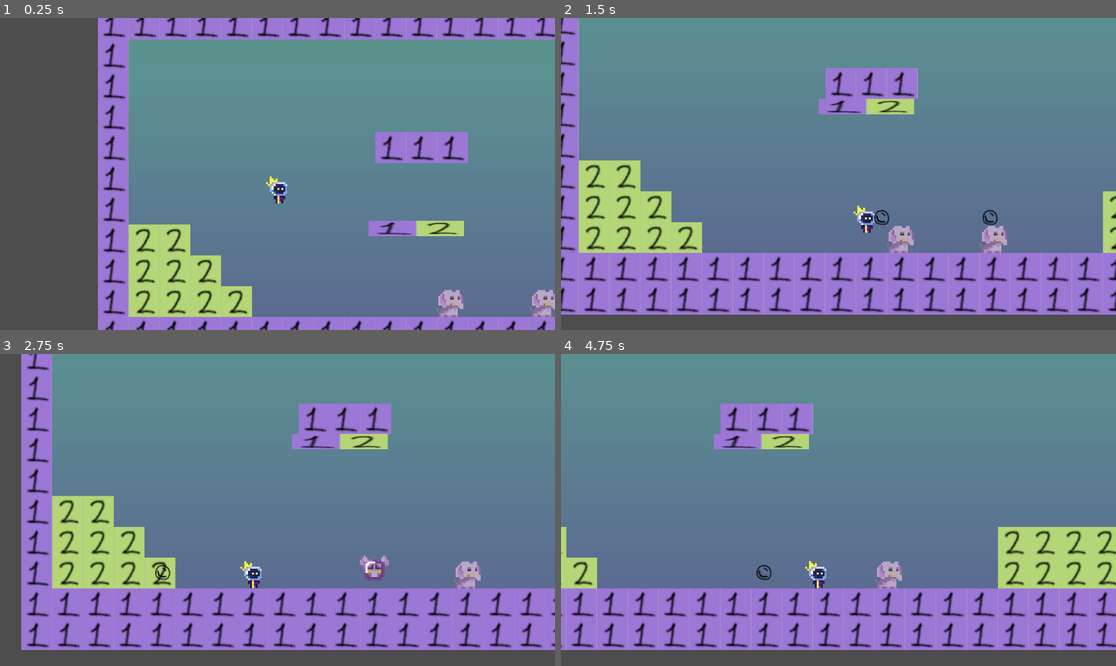
Above: before the commit, frames 1-4 (two rows, left to right).
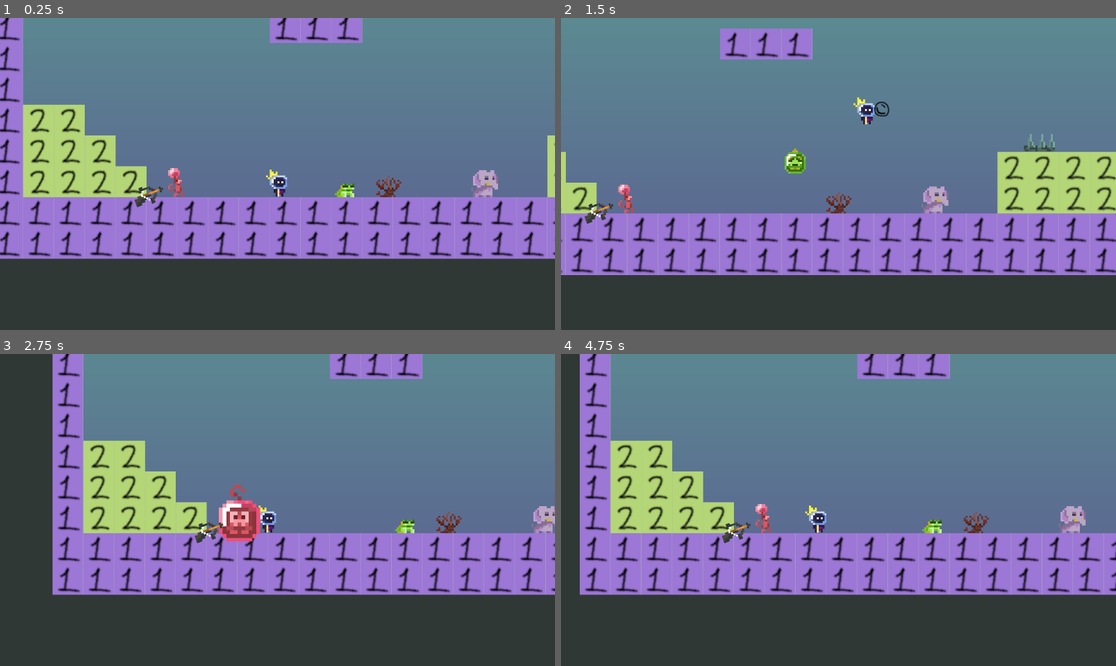
Above: after the commit, the same moments.

Repository: signal8/BubbleWizard
Game: Godot game, scene res://Scenes/garden.tscn
Same seed, same stepped clock (60 frames per second), same inputs: the game is played once before the commit and once after it.
Inputs:
- Up to frame 1 (0.25 s): no input
- Up to frame 2 (1.5 s): hold Right (right) from 0.53 s (still down); tap Z (bubble) at 0.6, 1.35 s; tap Up (jump) at 0.77 s
- Up to frame 3 (2.75 s): tap Up (jump) at 1.52 s; release Right (right) at 2.03 s; hold Left (left) from 2.03 s (still down); tap Z (bubble) at 2.1 s
- Up to frame 4 (4.75 s): release Left (left) at 2.78 s; hold Right (right) 2.78-4.28 s; tap Z (bubble) at 2.85, 3.6, 4.35 s; tap Up (jump) at 3.02, 3.77, 4.52 s; hold Left (left) from 4.28 s (still down)

The runs differ from the first frame. In frame 1, 63% of the frame differs, in the area x 0-100%, y 0-100%; in frame 2, 46%; in frame 3, 59%; in frame 4, 56%.
Error after the commit: Cannot call method 'reload_current_scene' on a null value. (res://Code/player.gd:51)

Commit message:
fixed level scaling issue

Diff:
--- /dev/null
+++ b/Code/crossbow.gd
@@ -0,0 +1,12 @@
+extends Area2D
+
+var gunked = false
+
+func _process(delta: float) -> void:
+	if gunked: return
+	pass
+
+func _on_body_entered(body: Node2D) -> void:
+	if body.is_in_group("gum"):
+		gunked = true
+		print_debug("gum time")
--- a/Scenes/enemy.gd
+++ b/Code/enemy.gd
@@ -66,9 +66,7 @@
 						currentState = state.DEAD
 						queue_free()
 				1:
-					if not is_on_floor():
-						velocity += get_gravity() * delta
-						move_and_collide(Vector2(0, velocity.y))
+					pass
 				2:
 					if scale >= Vector2(2,2):
 						currentState = state.DEAD
@@ -101,6 +99,9 @@
 	velocity = Vector2.ZERO
 	currentState = 1
 	position.y -= 10
+	if currentType == 1: scale = Vector2(4, 1)
+	if currentType == 2: add_to_group("gum")
+	remove_from_group("killer")
 
 
 ### DANGER ZONE
--- a/Scenes/player.gd
+++ b/Code/player.gd
@@ -2,11 +2,12 @@
 
 @export var bubble : PackedScene
 @export var SPEED = 300.0
-@export var JUMP_VELOCITY = -400.0
+@export var JUMP_VELOCITY = -600.0
 @export var firing_rate = 0.5
 
 var queued_direction = 1
 @onready var timer = $Timer
+var collider
 
 func _physics_process(delta: float) -> void:
 	# Add the gravity.
@@ -32,6 +33,9 @@
 		timer.start(firing_rate)
 
 	move_and_slide()
+	for i in get_slide_collision_count():
+		collider = get_slide_collision(i)
+		if collider.get_collider().is_in_group("killer"): die()
 
 func shootBubble(d):
 	var b = bubble.instantiate()
@@ -40,5 +44,8 @@
 
 
 func propel():
-	velocity.y -= 9000
+	velocity.y -= 1000
 	print_debug("LAUNCH")
+
+func die():
+	get_tree().reload_current_scene()
--- a/Scenes/Mud.tscn
+++ b/Scenes/Mud.tscn
@@ -1,11 +1,11 @@
 [gd_scene load_steps=11 format=4 uid="uid://drttrroo2d2m0"]
 
-[ext_resource type="Texture2D" uid="uid://crn2qdwi04qi3" path="res://Art/dietcoke_color1.png" id="1_12gix"]
 [ext_resource type="Texture2D" uid="uid://1a3tny0bocne" path="res://Art/tile-placeholder.png" id="2_c3jx6"]
 [ext_resource type="PackedScene" uid="uid://c6g21h30k2ahx" path="res://Scenes/player.tscn" id="3_f5pdf"]
 [ext_resource type="Texture2D" uid="uid://c17xlqh5gw628" path="res://Art/hazards_and_key.png" id="3_upur7"]
 [ext_resource type="PackedScene" uid="uid://b7f7kximqjrij" path="res://Scenes/enemy.tscn" id="4_1iwou"]
 [ext_resource type="Texture2D" uid="uid://dl0pxfkpo53js" path="res://Art/grates_mud_final.png" id="4_qiqas"]
+[ext_resource type="PackedScene" uid="uid://b6eudqn7nytfv" path="res://Scenes/spike.tscn" id="6_cab3a"]
 
 [sub_resource type="TileSetAtlasSource" id="TileSetAtlasSource_3wb00"]
 texture = ExtResource("2_c3jx6")
@@ -100,38 +100,115 @@
 
 [node name="Node2D" type="Node2D"]
 
-[node name="DietcokeColor1" type="Sprite2D" parent="."]
-position = Vector2(1216, 289.5)
-scale = Vector2(2436, 4.58594)
-texture = ExtResource("1_12gix")
-
 [node name="TileMapLayer" type="TileMapLayer" parent="."]
+texture_filter = 1
+scale = Vector2(4, 4)
 tile_map_data = PackedByteArray("AAAEACMAAwAEAAMAAAAHACMAAwAEAAMAAAAKACMAAwAEAAMAAAANACMAAwAEAAMAAAAQACMAAwAEAAMAAAATAC …(22208 unchanged characters)…
 tile_set = SubResource("TileSet_nh7os")
 
 [node name="TileMapLayer2" type="TileMapLayer" parent="."]
+texture_filter = 1
+scale = Vector2(4, 4)
 tile_map_data = PackedByteArray("AAAEACMAAwAEAAMAAAAHACMAAwAEAAMAAAAKACMAAwAEAAMAAAANACMAAwAEAAMAAAAQACMAAwAEAAMAAAATAC …(2976 unchanged characters)…
 tile_set = SubResource("TileSet_nh7os")
 
 [node name="Player" parent="." instance=ExtResource("3_f5pdf")]
-position = Vector2(99, 520)
-
-[node name="Enemy2" parent="." instance=ExtResource("4_1iwou")]
-position = Vector2(276, 519)
+position = Vector2(385, 2181)
+
+[node name="Enemies" type="Node" parent="."]
+
+[node name="Enemy2" parent="Enemies" groups=["killer"] instance=ExtResource("4_1iwou")]
+position = Vector2(1125, 2058)
+type = 3
+
+[node name="Enemy3" parent="Enemies" groups=["killer"] instance=ExtResource("4_1iwou")]
+position = Vector2(576, 863)
+type = 2
+
+[node name="Enemy4" parent="Enemies" groups=["killer"] instance=ExtResource("4_1iwou")]
+position = Vector2(1466, 1694)
+type = 3
+
+[node name="Enemy5" parent="Enemies" groups=["killer"] instance=ExtResource("4_1iwou")]
+position = Vector2(1793, 1463)
 type = 1
 
-[node name="Enemy3" parent="." instance=ExtResource("4_1iwou")]
-position = Vector2(96, 245)
+[node name="Enemy6" parent="Enemies" groups=["killer"] instance=ExtResource("4_1iwou")]
+position = Vector2(1238, 647)
 type = 1
 
-[node name="Enemy4" parent="." instance=ExtResource("4_1iwou")]
-position = Vector2(146, 312)
-type = 1
-
-[node name="Enemy5" parent="." instance=ExtResource("4_1iwou")]
-position = Vector2(442, 339)
-type = 1
-
-[node name="Enemy6" parent="." instance=ExtResource("4_1iwou")]
-position = Vector2(318, 135)
-type = 1
+[node name="Hazards" type="Node" parent="."]
+
+[node name="Spike" parent="Hazards" instance=ExtResource("6_cab3a")]
+position = Vector2(1632, 1518)
+
+[node name="Spike2" parent="Hazards" instance=ExtResource("6_cab3a")]
+position = Vector2(1696, 1518)
+
+[node name="Spike3" parent="Hazards" instance=ExtResource("6_cab3a")]
+position = Vector2(1760, 1518)
+
+[node name="Spike4" parent="Hazards" instance=ExtResource("6_cab3a")]
+position = Vector2(1824, 1518)
+
+[node name="Spike5" parent="Hazards" instance=ExtResource("6_cab3a")]
+position = Vector2(1888, 1518)
+
+[node name="Spike6" parent="Hazards" instance=ExtResource("6_cab3a")]
+position = Vector2(1932, 1518)
+
+[node name="Spike7" parent="Hazards" instance=ExtResource("6_cab3a")]
+position = Vector2(1966, 1440)
+rotation = -1.5708
+
+[node name="Spike8" parent="Hazards" instance=ExtResource("6_cab3a")]
+position = Vector2(1966, 1375)
+rotation = -1.5708
+
+[node name="Spike9" parent="Hazards" instance=ExtResource("6_cab3a")]
+position = Vector2(1056, 686)
+
+[node name="Spike10" parent="Hazards" instance=ExtResource("6_cab3a")]
+position = Vector2(1120, 686)
+
+[node name="Spike11" parent="Hazards" instance=ExtResource("6_cab3a")]
+position = Vector2(1184, 686)
+
+[node name="Spike12" parent="Hazards" instance=ExtResource("6_cab3a")]
+position = Vector2(1248, 686)
+
+[node name="Spike13" parent="Hazards" instance=ExtResource("6_cab3a")]
+position = Vector2(1312, 686)
+
+[node name="Spike14" parent="Hazards" instance=ExtResource("6_cab3a")]
+position = Vector2(1376, 686)
+
+[node name="Spike15" parent="Hazards" instance=ExtResource("6_cab3a")]
+position = Vector2(1440, 686)
+
+[node name="Spike16" parent="Hazards" instance=ExtResource("6_cab3a")]
+position = Vector2(288, 1134)
+
+[node name="Spike17" parent="Hazards" instance=ExtResource("6_cab3a")]
+position = Vector2(352, 1134)
+
+[node name="Spike18" parent="Hazards" instance=ExtResource("6_cab3a")]
+position = Vector2(416, 1134)
+
+[node name="Spike19" parent="Hazards" instance=ExtResource("6_cab3a")]
+position = Vector2(480, 1134)
+
+[node name="Spike20" parent="Hazards" instance=ExtResource("6_cab3a")]
+position = Vector2(416, 1390)
+
+[node name="Spike21" parent="Hazards" instance=ExtResource("6_cab3a")]
+position = Vector2(480, 1390)
+
+[node name="Spike22" parent="Hazards" instance=ExtResource("6_cab3a")]
+position = Vector2(544, 1390)
+
+[node name="Spike23" parent="Hazards" instance=ExtResource("6_cab3a")]
+position = Vector2(608, 1390)
+
+[node name="Spike24" parent="Hazards" instance=ExtResource("6_cab3a")]
+position = Vector2(673, 1390)
--- a/Scenes/bubble.tscn
+++ b/Scenes/bubble.tscn
@@ -1,7 +1,7 @@
 [gd_scene load_steps=4 format=3 uid="uid://deqg3o34e7uoj"]
 
 [ext_resource type="Texture2D" uid="uid://8s66swxfpe5s" path="res://Art/bubble-placeholder.png" id="1_eghg8"]
-[ext_resource type="Script" path="res://Scenes/bubble.gd" id="1_jgkw5"]
+[ext_resource type="Script" path="res://Code/bubble.gd" id="1_jgkw5"]
 
 [sub_resource type="CircleShape2D" id="CircleShape2D_vakem"]
 radius = 17.0294
--- /dev/null
+++ b/Scenes/crossbow.tscn
@@ -0,0 +1,21 @@
+[gd_scene load_steps=4 format=3 uid="uid://bluqd31f10b5"]
+
+[ext_resource type="Texture2D" uid="uid://bdoni0xm7ueih" path="res://Art/crossbow.png" id="1_ghucl"]
+[ext_resource type="Script" path="res://Code/crossbow.gd" id="1_t5fmt"]
+
+[sub_resource type="RectangleShape2D" id="RectangleShape2D_jcsx2"]
+size = Vector2(60, 31.5)
+
+[node name="Crossbow" type="Area2D"]
+script = ExtResource("1_t5fmt")
+
+[node name="Sprite2D" type="Sprite2D" parent="."]
+texture_filter = 1
+scale = Vector2(4, 4)
+texture = ExtResource("1_ghucl")
+
+[node name="CollisionShape2D" type="CollisionShape2D" parent="."]
+position = Vector2(-2, 0.25)
+shape = SubResource("RectangleShape2D_jcsx2")
+
+[connection signal="body_entered" from="." to="." method="_on_body_entered"]
--- a/Scenes/enemy.tscn
+++ b/Scenes/enemy.tscn
@@ -1,6 +1,6 @@
 [gd_scene load_steps=12 format=3 uid="uid://b7f7kximqjrij"]
 
-[ext_resource type="Script" path="res://Scenes/enemy.gd" id="1_h2nde"]
+[ext_resource type="Script" path="res://Code/enemy.gd" id="1_h2nde"]
 [ext_resource type="Texture2D" uid="uid://ckumjkorgx3tq" path="res://Art/frog1.png" id="2_24xor"]
 [ext_resource type="Texture2D" uid="uid://d2msnqcdyekb1" path="res://Art/shrimp1.png" id="3_hndbo"]
 [ext_resource type="Texture2D" uid="uid://dg7gcxigak2fi" path="res://Art/frog2.png" id="4_eu8pi"]
@@ -13,8 +13,8 @@
 [sub_resource type="RectangleShape2D" id="RectangleShape2D_e35f5"]
 size = Vector2(40, 28)
 
-[sub_resource type="CircleShape2D" id="CircleShape2D_ym816"]
-radius = 22.0
+[sub_resource type="RectangleShape2D" id="RectangleShape2D_0mu8g"]
+size = Vector2(36, 36)
 
 [node name="Enemy" type="CharacterBody2D"]
 collision_layer = 3
@@ -41,9 +41,9 @@
 scale = Vector2(4, 4)
 texture = ExtResource("4_eu8pi")
 
-[node name="BubbleCollision" type="CollisionShape2D" parent="."]
-position = Vector2(2, 9)
-shape = SubResource("CircleShape2D_ym816")
+[node name="BubbleCollision" type="CollisionShape2D" parent="." groups=["killer"]]
+position = Vector2(1, 8)
+shape = SubResource("RectangleShape2D_0mu8g")
 disabled = true
 
 [node name="Sprite2D" type="Sprite2D" parent="."]
--- a/Scenes/garden.tscn
+++ b/Scenes/garden.tscn
@@ -1,10 +1,12 @@
-[gd_scene load_steps=8 format=4 uid="uid://d2s8rrvira0ci"]
+[gd_scene load_steps=10 format=4 uid="uid://d2s8rrvira0ci"]
 
 [ext_resource type="PackedScene" uid="uid://c6g21h30k2ahx" path="res://Scenes/player.tscn" id="1_68wpw"]
 [ext_resource type="PackedScene" uid="uid://b7f7kximqjrij" path="res://Scenes/enemy.tscn" id="2_i6j0c"]
 [ext_resource type="Texture2D" uid="uid://crn2qdwi04qi3" path="res://Art/dietcoke_color1.png" id="3_u4atn"]
+[ext_resource type="PackedScene" uid="uid://b6eudqn7nytfv" path="res://Scenes/spike.tscn" id="6_7a8sc"]
 [ext_resource type="Texture2D" uid="uid://1a3tny0bocne" path="res://Art/tile-placeholder.png" id="6_eq0d1"]
 [ext_resource type="PackedScene" uid="uid://ct5mp44fr8k0w" path="res://Scenes/moving_platform.tscn" id="7_8dfoo"]
+[ext_resource type="PackedScene" uid="uid://bluqd31f10b5" path="res://Scenes/crossbow.tscn" id="7_ebgs1"]
 
 [sub_resource type="TileSetAtlasSource" id="TileSetAtlasSource_3wb00"]
 texture = ExtResource("6_eq0d1")
@@ -31,16 +33,30 @@
 tile_set = SubResource("TileSet_nh7os")
 
 [node name="Player" parent="." instance=ExtResource("1_68wpw")]
-position = Vector2(309, 279)
+position = Vector2(528, 528)
 
-[node name="Enemy" parent="." instance=ExtResource("2_i6j0c")]
-position = Vector2(865, 517)
-type = 3
+[node name="Enemy" parent="." groups=["killer"] instance=ExtResource("2_i6j0c")]
+position = Vector2(323, 542)
+type = 2
 
-[node name="Enemy2" parent="." instance=ExtResource("2_i6j0c")]
+[node name="Enemy2" parent="." groups=["killer"] instance=ExtResource("2_i6j0c")]
 position = Vector2(671, 516)
+
+[node name="Enemy3" parent="." groups=["killer"] instance=ExtResource("2_i6j0c")]
+position = Vector2(761, 517)
+type = 1
+
+[node name="Enemy4" parent="." groups=["killer"] instance=ExtResource("2_i6j0c")]
+position = Vector2(962, 517)
 type = 3
 
 [node name="MovingPlatform" parent="." instance=ExtResource("7_8dfoo")]
-position = Vector2(597, 435)
+position = Vector2(1475, 491)
 scale = Vector2(0.5, 0.5)
+
+[node name="Spike" parent="." instance=ExtResource("6_7a8sc")]
+position = Vector2(1175, 429)
+
+[node name="Crossbow" parent="." instance=ExtResource("7_ebgs1")]
+position = Vector2(261, 571)
+rotation = -0.352267
--- a/Scenes/player.tscn
+++ b/Scenes/player.tscn
@@ -1,6 +1,6 @@
 [gd_scene load_steps=9 format=3 uid="uid://c6g21h30k2ahx"]
 
-[ext_resource type="Script" path="res://Scenes/player.gd" id="1_s06i6"]
+[ext_resource type="Script" path="res://Code/player.gd" id="1_s06i6"]
 [ext_resource type="PackedScene" uid="uid://deqg3o34e7uoj" path="res://Scenes/bubble.tscn" id="2_0au1k"]
 [ext_resource type="Texture2D" uid="uid://nfdepp04nwn3" path="res://Art/Bubble_wizard_animation_12525.png" id="3_3hceg"]
 
--- /dev/null
+++ b/Scenes/spike.tscn
@@ -0,0 +1,18 @@
+[gd_scene load_steps=3 format=3 uid="uid://b6eudqn7nytfv"]
+
+[ext_resource type="Texture2D" uid="uid://mviyqfpuauti" path="res://Art/spike.png" id="1_w7j02"]
+
+[sub_resource type="RectangleShape2D" id="RectangleShape2D_yenbc"]
+size = Vector2(6.25, 4.25)
+
+[node name="Spike" type="StaticBody2D" groups=["killer"]]
+
+[node name="CollisionShape2D" type="CollisionShape2D" parent="."]
+position = Vector2(-0.5, 8.5)
+scale = Vector2(4, 4)
+shape = SubResource("RectangleShape2D_yenbc")
+
+[node name="Sprite2D" type="Sprite2D" parent="."]
+texture_filter = 1
+scale = Vector2(4, 4)
+texture = ExtResource("1_w7j02")
--- a/project.godot
+++ b/project.godot
@@ -19,6 +19,8 @@
 
 destructable=""
 player=""
+killer=""
+gum=""
 
 [input]
 
@@ -42,3 +44,7 @@
 "events": [Object(InputEventKey,"resource_local_to_scene":false,"resource_name":"","device":-1,"window_id":0,"alt_press …(192 unchanged characters)…
 ]
 }
+
+[rendering]
+
+environment/defaults/default_clear_color=Color(0.188235, 0.219608, 0.207843, 1)
Binary file added: Art/crossbow.png
Not shown, added: Art/crossbow.png.import
Binary file added: Art/key.png
Not shown, added: Art/key.png.import
Binary file added: Art/spike.png
Not shown, added: Art/spike.png.import
Renamed: Scenes/bubble.gd -> Code/bubble.gd
